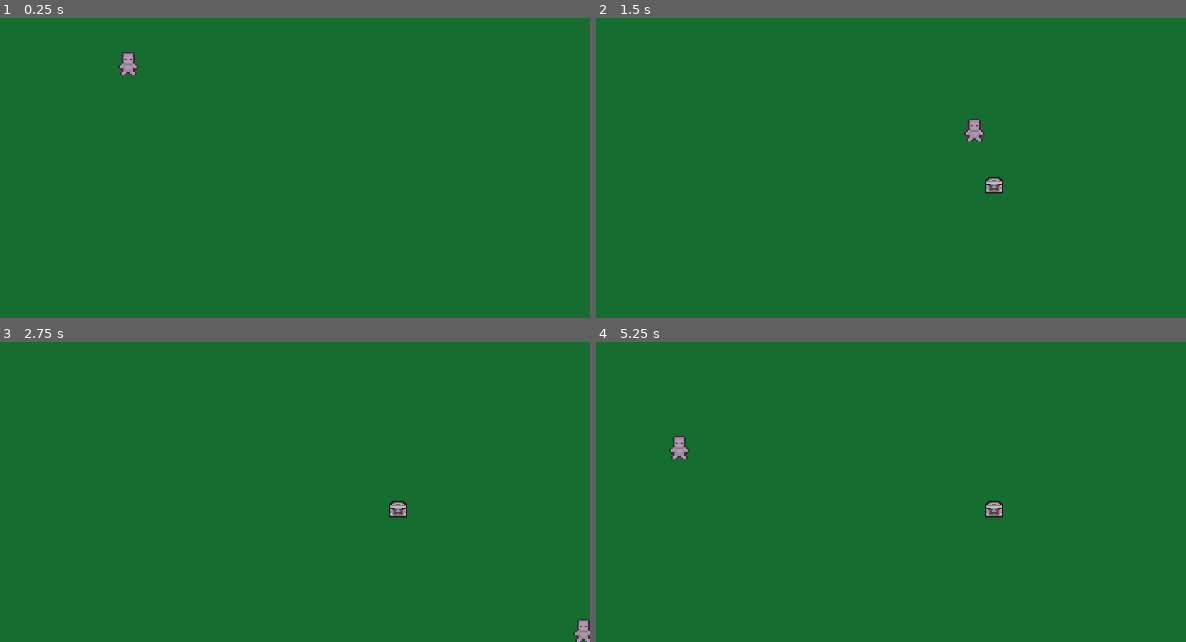
Above: before the commit, frames 1-4 (two rows, left to right).
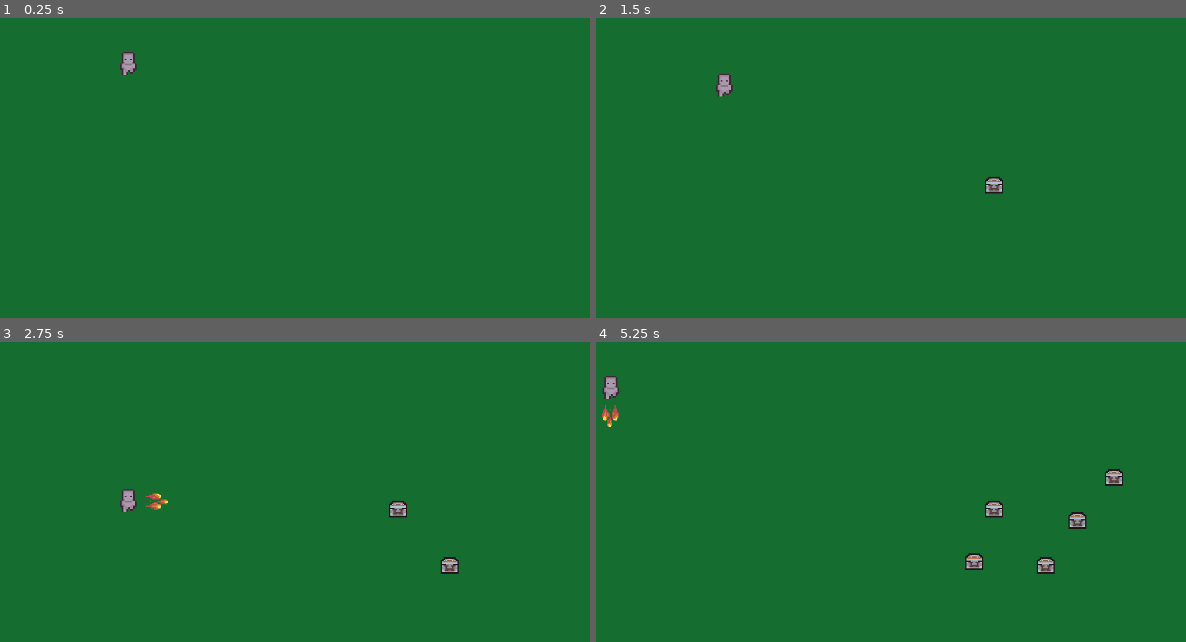
Above: after the commit, the same moments.

Repository: DodgerF/Roguelike-Redot
Game: Godot game, scene res://scenes/level/level.tscn
Two runs of this game, one before a commit and one after it. Both use one fixed random seed, a clock stepped at 60 frames per second and the inputs below.
Inputs (mouse positions are in pixels of both pictures, inside the frame that each line leads up to):
- Up to frame 1 (0.25 s): no input
- Up to frame 2 (1.5 s): tap Enter at 0.5 s; move the mouse to (961, 72) at 0.52 s; press the mouse at (961, 72) at 0.53 s; hold D (right) 0.53-1.28 s; move the mouse to (625, 117) at 1.27 s; release the mouse at (625, 117) at 1.28 s; hold S (down) from 1.28 s (still down); click (625, 117) at 1.35 s
- Up to frame 3 (2.75 s): move the mouse to (outside the picture) at 2.02 s; release S (down) at 2.03 s; press the mouse at (outside the picture) at 2.03 s; hold D (right) from 2.03 s (still down)
- Up to frame 4 (5.25 s): move the mouse to (743, 507) at 2.77 s; release D (right) at 2.78 s; release the mouse at (743, 507) at 2.78 s; hold W (up) 2.78-3.53 s; click (743, 507) at 2.85 s; move the mouse to (1026, 486) at 3.52 s; press the mouse at (1026, 486) at 3.53 s; hold A (left) 3.53-5.03 s; move the mouse to (outside the picture) at 4.27 s; release the mouse at (outside the picture) at 4.28 s; click (outside the picture) at 4.35 s; move the mouse to (826, 417) at 5.02 s; press the mouse at (826, 417) at 5.03 s; hold S (down) from 5.03 s (still down)

The runs differ from the first frame. In frame 1, less than 0.1% of the frame differs, in the area x 20-24%, y 15-19%; in frame 2, 0.4%; in frame 3, 0.6%; in frame 4, 1.2%, in the area x 1-90%, y 11-78%.

Commit message:
fighting system

Diff:
--- a/project.godot
+++ b/project.godot
@@ -45,6 +45,12 @@
 "events": [Object(InputEventKey,"resource_local_to_scene":false,"resource_name":"","device":-1,"window_id":0,"alt_press …(192 unchanged characters)…
 ]
 }
+attack={
+"deadzone": 0.2,
+"events": [Object(InputEventMouseButton,"resource_local_to_scene":false,"resource_name":"","device":-1,"window_id":0,"alt_pressed":false,"shift_pressed":false,"ctrl_pressed":false,"meta_pressed":false,"button_mask":1,"position":Vector2(378, 22),"global_position":Vector2(387, 68),"factor":1.0,"button_index":1,"canceled":false,"pressed":true,"double_click":false,"script":null)
+, Object(InputEventKey,"resource_local_to_scene":false,"resource_name":"","device":-1,"window_id":0,"alt_pressed":false,"shift_pressed":false,"ctrl_pressed":false,"meta_pressed":false,"pressed":false,"keycode":0,"physical_keycode":4194326,"key_label":0,"unicode":0,"location":0,"echo":false,"script":null)
+]
+}
 
 [layer_names]
 
@@ -52,6 +58,7 @@
 2d_physics/layer_2="Border"
 2d_physics/layer_3="Chest"
 2d_physics/layer_4="Enemy"
+2d_physics/layer_5="Damage"
 
 [rendering]
 
--- a/scenes/chest/chest.gd
+++ b/scenes/chest/chest.gd
@@ -1,5 +1,5 @@
 extends Area2D
-
+class_name Chest
 
 func _on_body_entered(body: Node2D) -> void:
 	print(body.name)
--- a/scenes/level/level.tscn
+++ b/scenes/level/level.tscn
@@ -48,8 +48,8 @@
 position = Vector2(347, 125)
 loading_scene = ExtResource("3_qkmgm")
 radius = 100.0
-one_shot = true
 autostart = true
 
 [node name="Player" parent="." instance=ExtResource("2_i166f")]
 position = Vector2(203, 117)
+_speed = 100.0
--- a/scenes/player/player.tscn
+++ b/scenes/player/player.tscn
@@ -1,25 +1,109 @@
-[gd_scene load_steps=6 format=3 uid="uid://bn05lc5ur73r"]
+[gd_scene load_steps=12 format=3 uid="uid://bn05lc5ur73r"]
 
 [ext_resource type="Texture2D" uid="uid://ca5a4m7ynf3a5" path="res://assets/Prototype_Character.png" id="1_3vyb7"]
 [ext_resource type="Script" path="res://scenes/player/scripts/input_checker.gd" id="1_g2els"]
 [ext_resource type="Script" path="res://scenes/player/scripts/player.gd" id="1_gmlin"]
-
-[sub_resource type="AtlasTexture" id="AtlasTexture_g2els"]
-atlas = ExtResource("1_3vyb7")
-region = Rect2(10, 9, 12, 14)
+[ext_resource type="PackedScene" uid="uid://c2nxkjmgwgdbs" path="res://scenes/weapon/weapon.tscn" id="4_lvxji"]
+[ext_resource type="Script" path="res://scenes/player/animation_player.gd" id="5_p47bc"]
 
 [sub_resource type="RectangleShape2D" id="RectangleShape2D_g2els"]
 size = Vector2(8, 14)
+
+[sub_resource type="Animation" id="Animation_lvxji"]
+resource_name = "walk_down"
+length = 0.8
+loop_mode = 1
+tracks/0/type = "value"
+tracks/0/imported = false
+tracks/0/enabled = true
+tracks/0/path = NodePath("View:frame_coords")
+tracks/0/interp = 1
+tracks/0/loop_wrap = true
+tracks/0/keys = {
+"times": PackedFloat32Array(0.01, 0.2, 0.4, 0.6),
+"transitions": PackedFloat32Array(1, 1, 1, 1),
+"update": 1,
+"values": [Vector2i(0, 3), Vector2i(1, 3), Vector2i(2, 3), Vector2i(3, 3)]
+}
+
+[sub_resource type="Animation" id="Animation_p47bc"]
+length = 0.001
+tracks/0/type = "value"
+tracks/0/imported = false
+tracks/0/enabled = true
+tracks/0/path = NodePath("View:frame_coords")
+tracks/0/interp = 1
+tracks/0/loop_wrap = true
+tracks/0/keys = {
+"times": PackedFloat32Array(0),
+"transitions": PackedFloat32Array(1),
+"update": 1,
+"values": [Vector2i(0, 3)]
+}
+
+[sub_resource type="Animation" id="Animation_75vfm"]
+resource_name = "walk_up"
+length = 0.8
+loop_mode = 1
+tracks/0/type = "value"
+tracks/0/imported = false
+tracks/0/enabled = true
+tracks/0/path = NodePath("View:frame_coords")
+tracks/0/interp = 1
+tracks/0/loop_wrap = true
+tracks/0/keys = {
+"times": PackedFloat32Array(0, 0.2, 0.4, 0.6),
+"transitions": PackedFloat32Array(1, 1, 1, 1),
+"update": 1,
+"values": [Vector2i(0, 5), Vector2i(1, 5), Vector2i(2, 5), Vector2i(3, 5)]
+}
+
+[sub_resource type="Animation" id="Animation_0owmy"]
+resource_name = "walk_right"
+length = 0.8
+loop_mode = 1
+tracks/0/type = "value"
+tracks/0/imported = false
+tracks/0/enabled = true
+tracks/0/path = NodePath("View:frame_coords")
+tracks/0/interp = 1
+tracks/0/loop_wrap = true
+tracks/0/keys = {
+"times": PackedFloat32Array(0, 0.2, 0.4, 0.6),
+"transitions": PackedFloat32Array(1, 1, 1, 1),
+"update": 1,
+"values": [Vector2i(0, 4), Vector2i(1, 4), Vector2i(2, 4), Vector2i(3, 4)]
+}
+
+[sub_resource type="AnimationLibrary" id="AnimationLibrary_qek5x"]
+_data = {
+&"RESET": SubResource("Animation_p47bc"),
+&"walk_down": SubResource("Animation_lvxji"),
+&"walk_right": SubResource("Animation_0owmy"),
+&"walk_up": SubResource("Animation_75vfm")
+}
 
 [node name="Player" type="CharacterBody2D"]
 collision_mask = 14
 script = ExtResource("1_gmlin")
 
 [node name="View" type="Sprite2D" parent="."]
-texture = SubResource("AtlasTexture_g2els")
+texture = ExtResource("1_3vyb7")
+hframes = 4
+vframes = 12
+frame = 12
 
 [node name="CollisionShape2D" type="CollisionShape2D" parent="."]
 shape = SubResource("RectangleShape2D_g2els")
 
 [node name="InputChecker" type="Node2D" parent="."]
 script = ExtResource("1_g2els")
+
+[node name="Weapon" parent="." instance=ExtResource("4_lvxji")]
+position = Vector2(7, 0)
+
+[node name="AnimationPlayer" type="AnimationPlayer" parent="."]
+libraries = {
+&"": SubResource("AnimationLibrary_qek5x")
+}
+script = ExtResource("5_p47bc")
--- a/scenes/player/scripts/input_checker.gd
+++ b/scenes/player/scripts/input_checker.gd
@@ -2,3 +2,4 @@
 class_name InputChecker
 
 func get_direction() -> Vector2: return Input.get_vector("left", "right", "up", "down")
+func is_attack() -> bool: return Input.is_action_pressed("attack")
--- a/scenes/player/scripts/player.gd
+++ b/scenes/player/scripts/player.gd
@@ -1,12 +1,26 @@
 extends CharacterBody2D
 
-@export var _speed := 200.0
+@export var _speed := 0.0
+@export var _damage := 0.0
+
+var curr_direction := Vector2(1, 0)
 
 var input_checker : InputChecker
+var weapon : Weapon
 
 func _ready() -> void:
 	input_checker = FromUnity.find_node_in_children(self, InputChecker)
 
-func _physics_process(delta: float) -> void:
-	velocity = input_checker.get_direction() * _speed
-	move_and_slide()
+	weapon = FromUnity.find_node_in_children(self, Weapon)
+	weapon.hide()
+
+func _physics_process(_delta: float) -> void:
+	if input_checker.get_direction() != Vector2.ZERO:
+		curr_direction = input_checker.get_direction()
+
+	if input_checker.is_attack():
+		weapon.attack(curr_direction)
+	else:
+		weapon.stop_attack()
+		velocity = input_checker.get_direction() * _speed
+		move_and_slide()
--- /dev/null
+++ b/scenes/weapon/scripts/weapon.gd
@@ -0,0 +1,31 @@
+extends Area2D
+class_name Weapon
+
+const INDENTATION = 7
+var collision: CollisionShape2D
+
+func _ready() -> void:
+	collision = FromUnity.find_node_in_children(self, CollisionShape2D)
+	print(collision)
+	collision.disabled = true
+
+func attack(direction: Vector2) -> void:
+	position = direction * INDENTATION
+	rotation = atan2(direction.y, direction.x)
+
+	show()
+	collision.disabled = false
+
+func stop_attack() -> void:
+	hide()
+	collision.disabled = true
+
+
+#func _on_body_entered(body: Node2D) -> void:
+	#if body is Chest:
+		#body.queue_free()
+
+
+func _on_area_entered(area: Area2D) -> void:
+	if area is Chest:
+		area.queue_free()
--- /dev/null
+++ b/scenes/weapon/weapon.tscn
@@ -0,0 +1,26 @@
+[gd_scene load_steps=4 format=3 uid="uid://c2nxkjmgwgdbs"]
+
+[ext_resource type="Script" path="res://scenes/weapon/scripts/weapon.gd" id="1_jej8l"]
+[ext_resource type="Texture2D" uid="uid://camo13xdkqpwe" path="res://assets/items and trap_animation/flamethrower/flamethrower_2_2.png" id="1_l3xq3"]
+
+[sub_resource type="CapsuleShape2D" id="CapsuleShape2D_jej8l"]
+radius = 5.0
+height = 14.0
+
+[node name="Weapon" type="Area2D"]
+collision_layer = 16
+collision_mask = 13
+script = ExtResource("1_jej8l")
+
+[node name="Sprite2D" type="Sprite2D" parent="."]
+position = Vector2(10, 0)
+scale = Vector2(0.625, 0.6875)
+texture = ExtResource("1_l3xq3")
+
+[node name="CollisionShape2D" type="CollisionShape2D" parent="."]
+position = Vector2(10, 0)
+rotation = 1.5708
+shape = SubResource("CapsuleShape2D_jej8l")
+
+[connection signal="area_entered" from="." to="." method="_on_area_entered"]
+[connection signal="body_entered" from="." to="." method="_on_body_entered"]
--- a/scripts/FromUnity.gd
+++ b/scripts/FromUnity.gd
@@ -4,4 +4,5 @@
 	for node in parent.get_children():
 		if is_instance_of(node, type):
 			return node
+	print("node was not found")
 	return null
Not shown, added: assets/Prototype_Character/Prototype_Character.png1663574387.tmp
